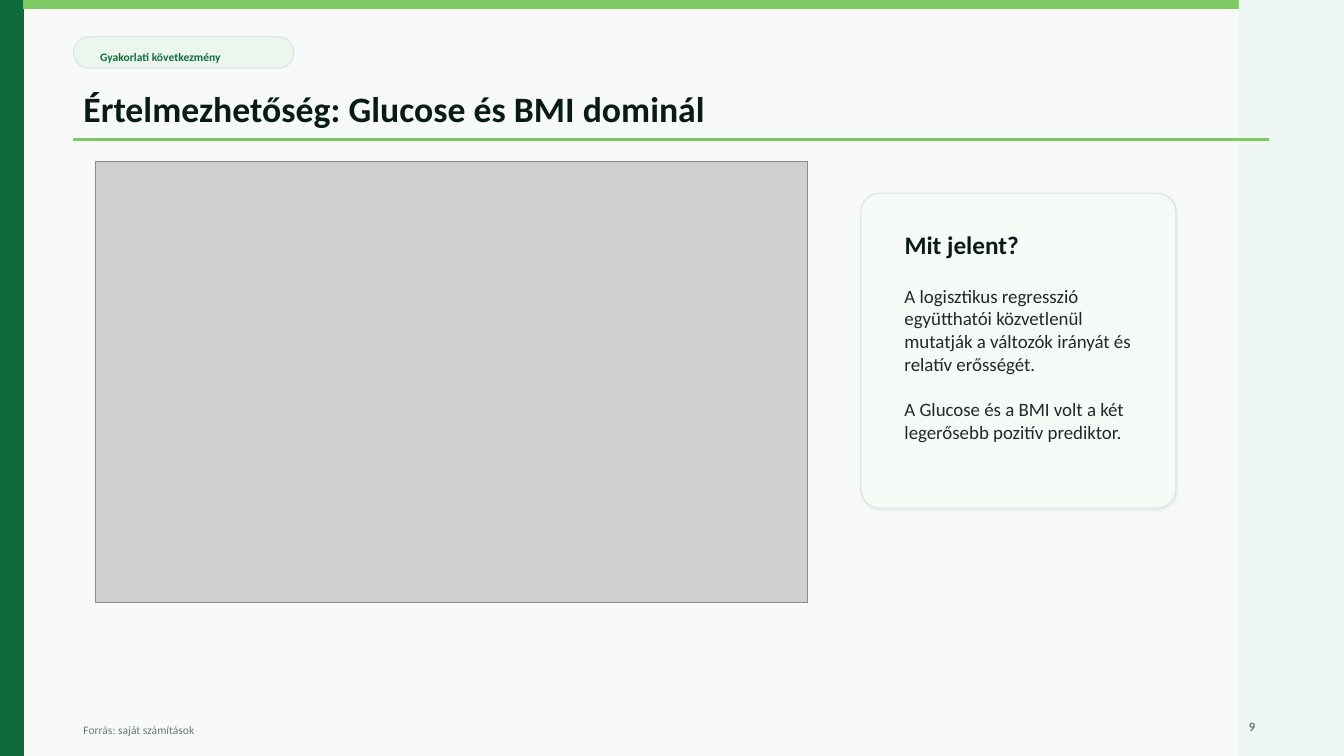
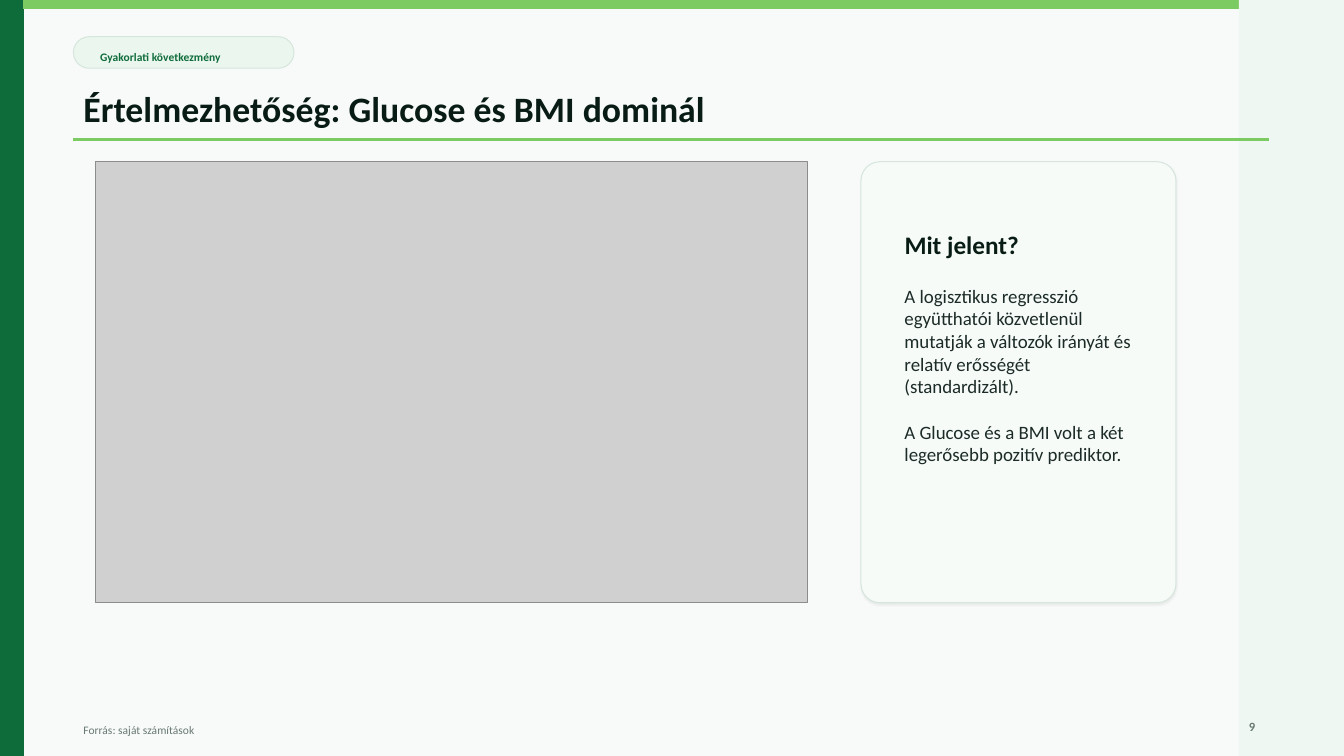
Before and after one commit to mdvgabor/diabetes, a slide deck: slide 9 of egstat_prezentacio_v2.pptx. Drawn at 1344x756 pixels with LibreOffice and Linux fonts; fonts in the diff are those of the drawing; grey boxes stand for pictures. Boxes give left, top, right and bottom in pixels: in the first picture for what was removed or moved away, otherwise in the second. Text is boxed around its words. In the diff, an @@ line names an element or a change of style, - is before the commit and + after.

```diff
--- a/egstat_prezentacio_v2.pptx
+++ b/egstat_prezentacio_v2.pptx
@@ rounded rectangle: place and size @@
-rounded rectangle at [861,194,1176,508]
+rounded rectangle at [861,161,1176,603]
@@ text at [904,290,1131,396]: text changed @@
-A logisztikus regresszió együtthatói közvetlenül mutatják a változók irányát és relatív erősségét.
+A logisztikus regresszió együtthatói közvetlenül mutatják a változók irányát és relatív erősségét (standardizált).
```
Also in this commit, not shown: 3 other slides changed.
